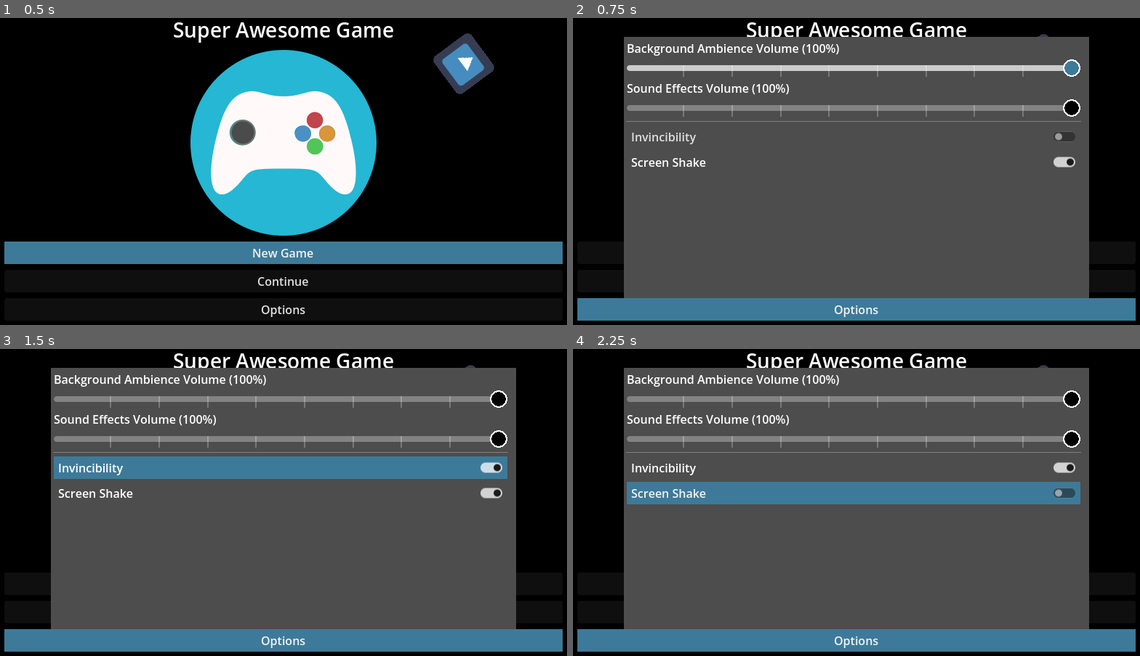
Above: before the commit, frames 1-4 (two rows, left to right).
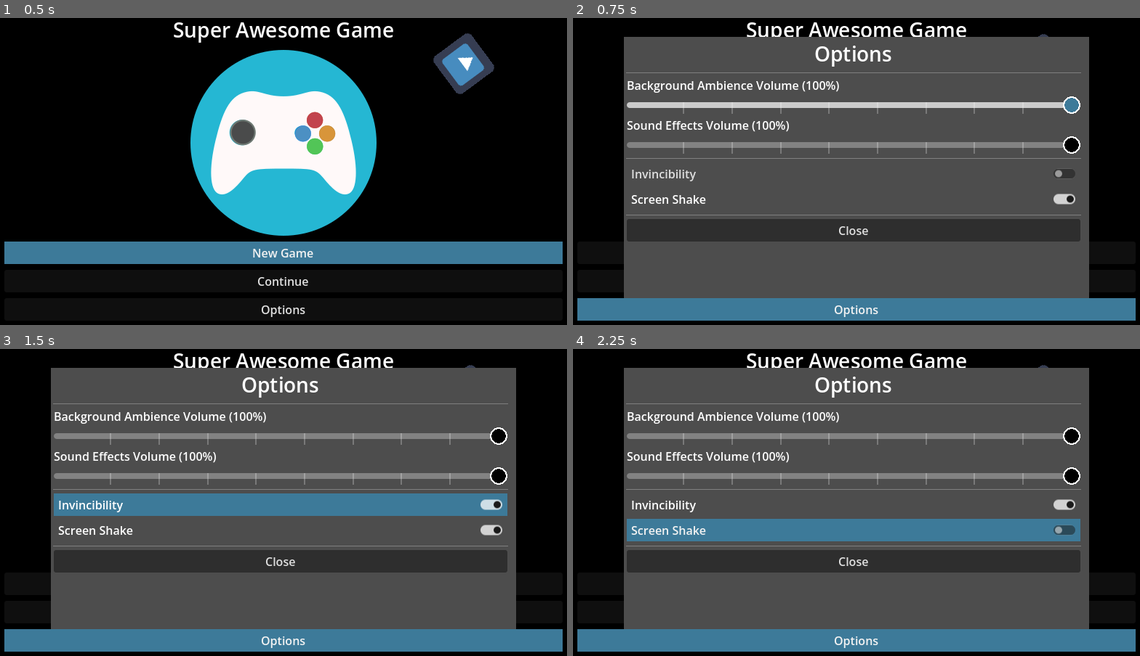
Above: after the commit, the same moments.

Repository: nightblade9/turbo
Game: Godot game, scene res://contexts/pregame/scenes/GameLoaderScene.tscn
The game is run twice, just before and just after one commit, with the same random seed, the same clock (stepped at 60 frames per second) and the same inputs. The engine's default icon, where the game draws it, is replaced by a stand-in: a white triangle on a blue panel in a dark square.
Inputs:
- Up to frame 1 (0.5 s): no input
- Up to frame 2 (0.75 s): click "Options" at 0.5 s
- Up to frame 3 (1.5 s): click "Invincibility" at 1.25 s
- Up to frame 4 (2.25 s): click "Screen Shake" at 2 s

Frame 1 is identical in both runs. In frame 2, 15% of the frame differs, in the area x 9-90%, y 8-73%; in frame 3, 24%; in frame 4, 25%.

Commit message:
Options pop-up: header, close button

Diff:
--- a/source/contexts/options/OptionsDialog.gd
+++ b/source/contexts/options/OptionsDialog.gd
@@ -92,3 +92,8 @@
 	emit_signal("close")
 	# resume game
 	get_tree().paused = false
+
+func _on_close_button_pressed():
+	_on_pop_up_popup_hide()
+	get_parent().remove_child(self)
+	self.queue_free()
--- a/source/contexts/options/OptionsDialog.tscn
+++ b/source/contexts/options/OptionsDialog.tscn
@@ -21,6 +21,16 @@
 theme_override_constants/margin_bottom = 4
 
 [node name="VBoxContainer" type="VBoxContainer" parent="PopUp/MarginContainer"]
+layout_mode = 2
+
+[node name="Label" type="Label" parent="PopUp/MarginContainer/VBoxContainer"]
+layout_mode = 2
+theme_type_variation = &"HeaderLarge"
+text = "Options"
+horizontal_alignment = 1
+vertical_alignment = 1
+
+[node name="HSeparator2" type="HSeparator" parent="PopUp/MarginContainer/VBoxContainer"]
 layout_mode = 2
 
 [node name="BgseVolume" type="Label" parent="PopUp/MarginContainer/VBoxContainer"]
@@ -56,8 +66,16 @@
 layout_mode = 2
 text = "Screen Shake"
 
+[node name="HSeparator3" type="HSeparator" parent="PopUp/MarginContainer/VBoxContainer"]
+layout_mode = 2
+
+[node name="CloseButton" type="Button" parent="PopUp/MarginContainer/VBoxContainer"]
+layout_mode = 2
+text = "Close"
+
 [connection signal="popup_hide" from="PopUp" to="." method="_on_pop_up_popup_hide"]
 [connection signal="value_changed" from="PopUp/MarginContainer/VBoxContainer/AmbienceVolumeSlider" to="." method="_on_AmbienceVolumeSlider_value_changed"]
 [connection signal="value_changed" from="PopUp/MarginContainer/VBoxContainer/SoundEffectsVolumeSlider" to="." method="_on_SoundEffectsVolumeSlider_value_changed"]
 [connection signal="toggled" from="PopUp/MarginContainer/VBoxContainer/InvincibilityCheck" to="." method="_on_InvincibilityCheck_toggled"]
 [connection signal="toggled" from="PopUp/MarginContainer/VBoxContainer/ScreenShakeCheck" to="." method="_on_ScreenShakeCheck_toggled"]
+[connection signal="pressed" from="PopUp/MarginContainer/VBoxContainer/CloseButton" to="." method="_on_close_button_pressed"]
